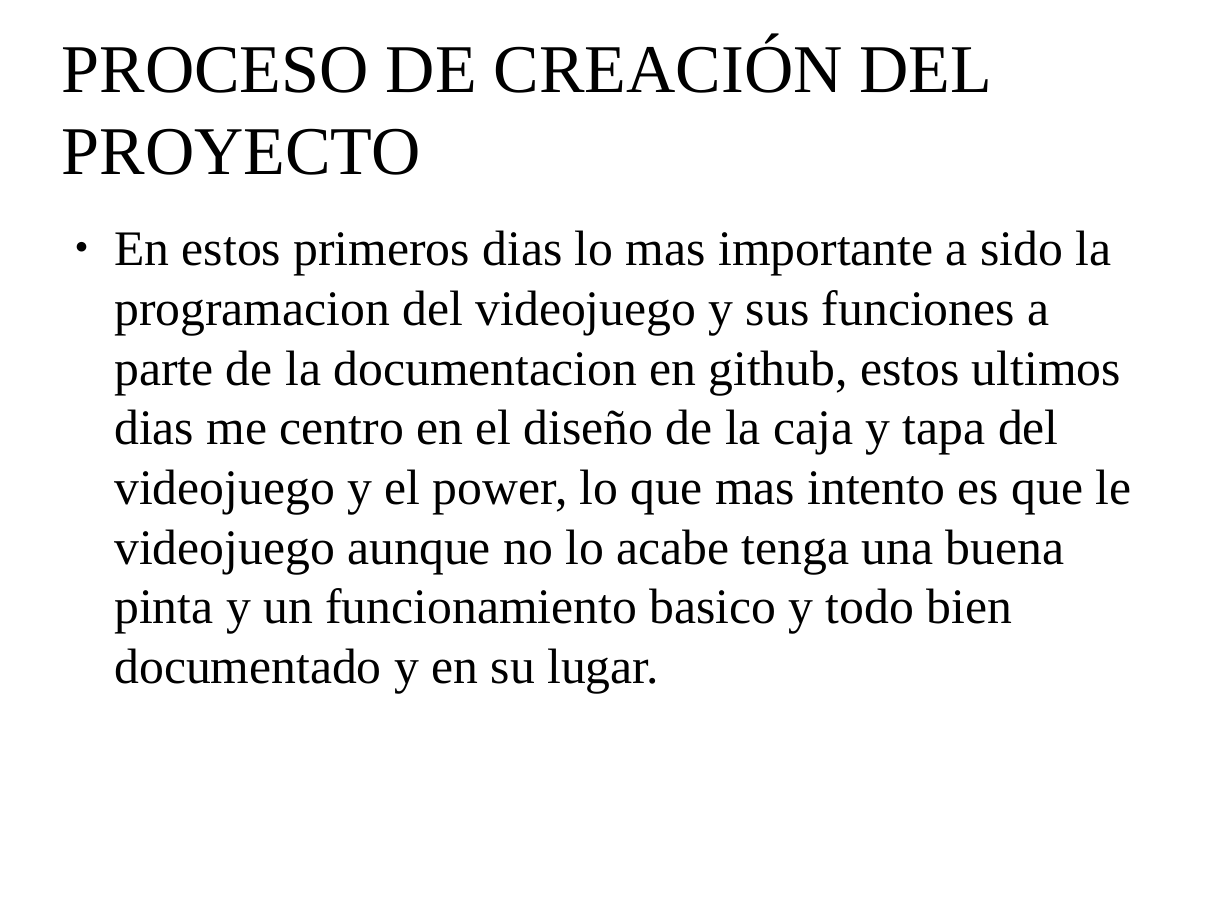
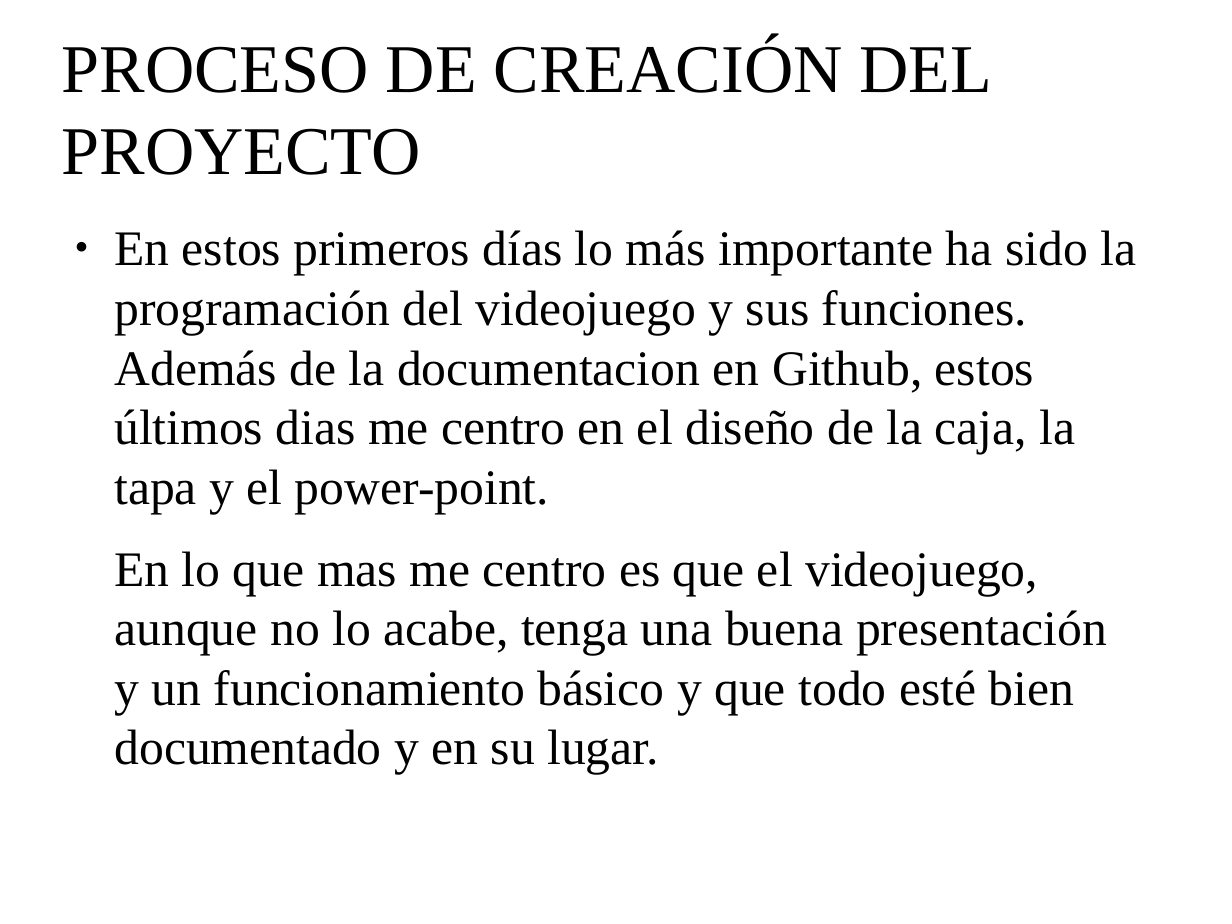
Before and after one commit to reverte04/PROYECTO-VIDEOJUEGO, a slide deck: slide 6 of PROYECTO REVERTE.odp. Drawn at 1232x924 pixels with LibreOffice and Linux fonts; fonts in the diff are those of the drawing; background and template pictures are left out. Boxes give left, top, right and bottom in pixels: in the first picture for what was removed or moved away, otherwise in the second. Text is boxed around its words. In the diff, an @@ line names an element or a change of style, - is before the commit and + after.

```diff
--- a/PROYECTO REVERTE.odp
+++ b/PROYECTO REVERTE.odp
@@ text at (114, 230, 1136, 775): text changed @@
-● En estos primeros dias lo mas importante a sido la programacion del videojuego y sus funciones a parte de la documentacion en github, estos ultimos dias me centro en el diseño de la caja y tapa del videojuego y el power, lo que mas intento es que le videojuego aunque no lo acabe tenga una buena pinta y un funcionamiento basico y todo bien documentado y en su lugar.
+● En estos primeros días lo más importante ha sido la programación del videojuego y sus funciones. Además de la documentacion en Github, estos últimos dias me centro en el diseño de la caja, la tapa y el power-point.
+En lo que mas me centro es que el videojuego, aunque no lo acabe, tenga una buena presentación y un funcionamiento básico y que todo esté bien documentado y en su lugar.
```
Also in this commit, not shown: 6 other slides changed.
